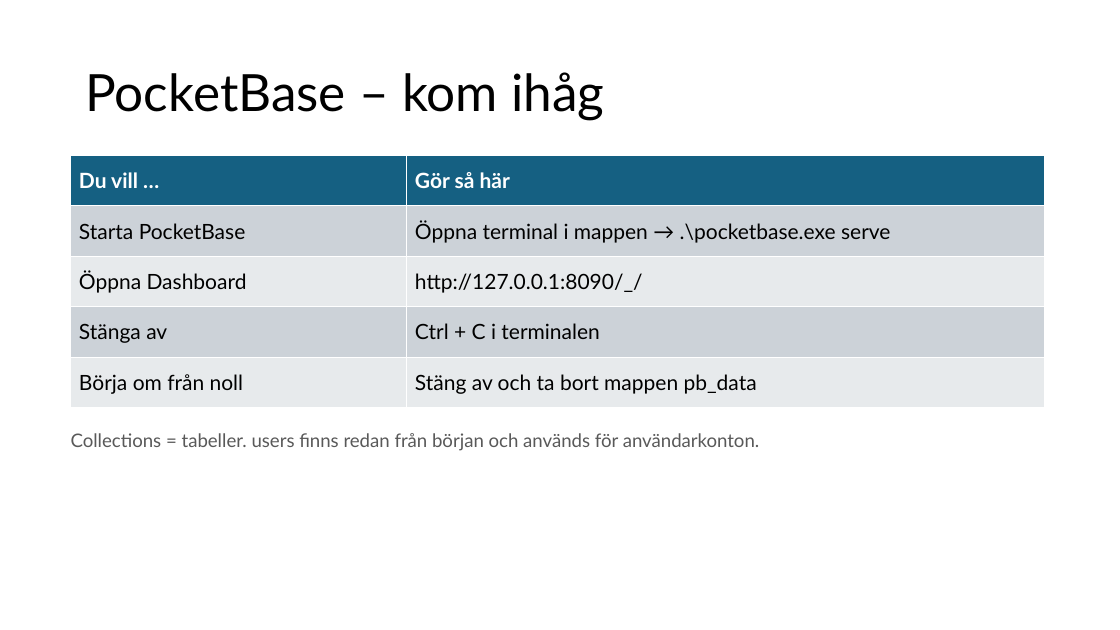
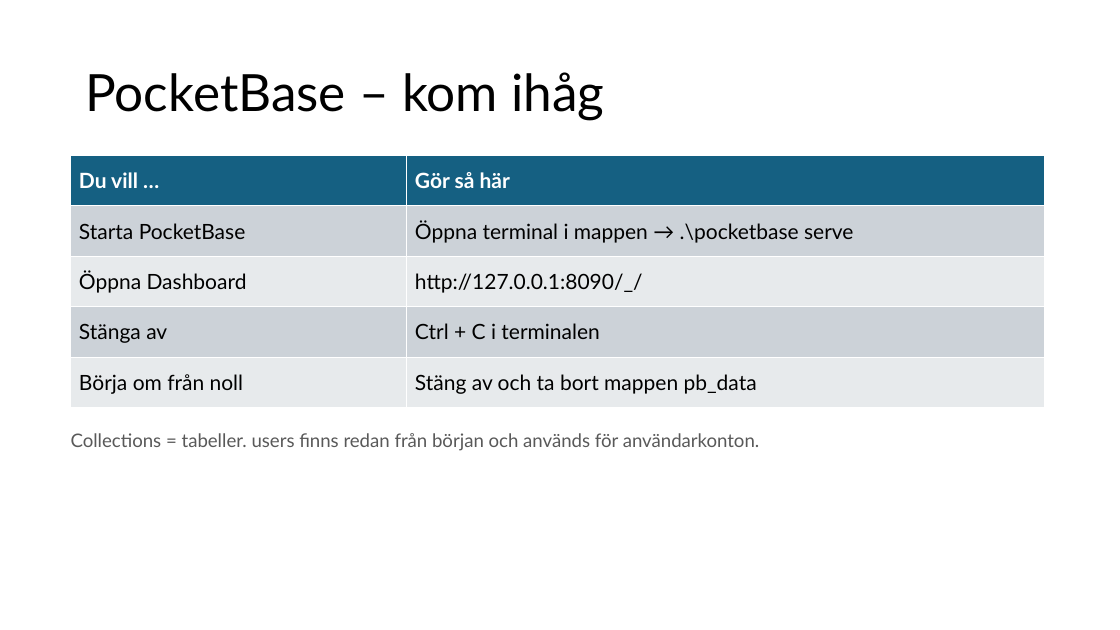
Before and after one commit to abbjetmus/pocketbase-flutter-kurs, a slide deck: slide 7 of Databaser och mobilapputveckling - sammanfattning.pptx. Drawn at 1120x630 pixels with LibreOffice and Linux fonts; fonts in the diff are those of the drawing. Boxes give left, top, right and bottom in pixels: in the first picture for what was removed or moved away, otherwise in the second. Text is boxed around its words. In the diff, an @@ line names an element or a change of style, - is before the commit and + after.

Commit message:
Update PocketBase commands in documentation for consistency and clarity

```diff
--- a/Databaser och mobilapputveckling - sammanfattning.pptx
+++ b/Databaser och mobilapputveckling - sammanfattning.pptx
@@ table at [71, 155, 1045, 408] @@
-row 2, column 2: Öppna terminal i mappen → .\pocketbase.exe serve
+row 2, column 2: Öppna terminal i mappen → .\pocketbase serve
```
Also in this commit, not shown: 2 other slides changed, 5 other files.
